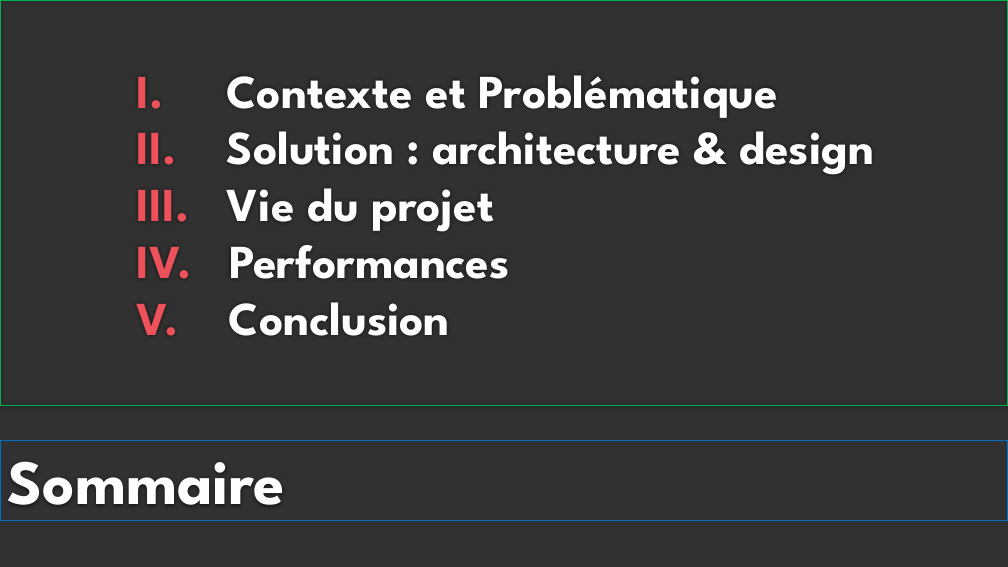
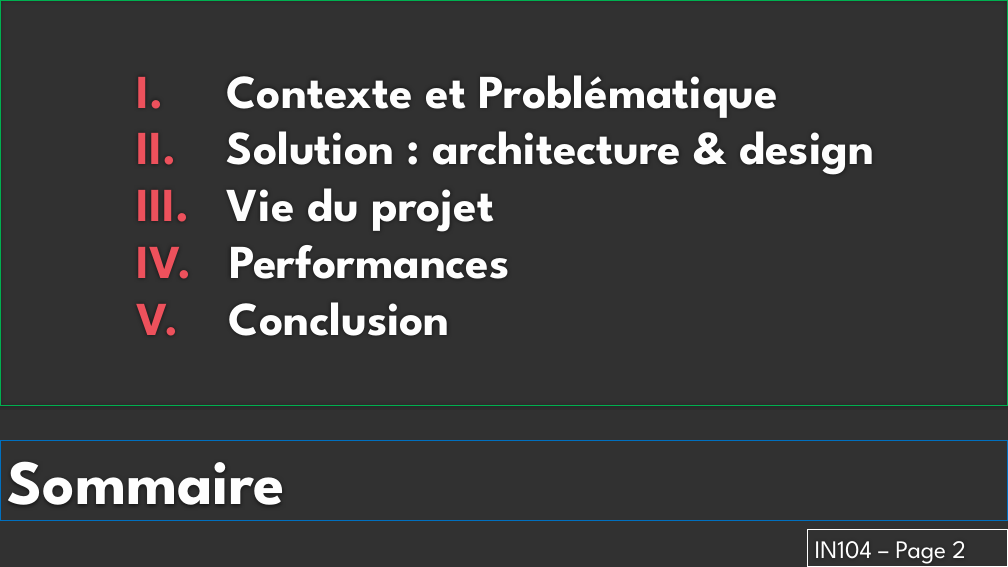
Before and after one commit to laurentlam/labyrinth_solving, a slide deck: slide 2 of Livrables/Présentation.pptx. Drawn at 1008x567 pixels with LibreOffice and Linux fonts; fonts in the diff are those of the drawing; background and template pictures are left out. Boxes give left, top, right and bottom in pixels: in the first picture for what was removed or moved away, otherwise in the second. Text is boxed around its words. In the diff, an @@ line names an element or a change of style, - is before the commit and + after.

Commit message:
Completing slides on Vie du projet and Performance

```diff
--- a/Livrables/Présentation.pptx
+++ b/Livrables/Présentation.pptx
@@ rectangle added at (808, 529, 1008, 567), outline #FFFFFF 0.75 pt, 24 pt, text #FFFFFF @@
+IN104 – Page 2
```
Also in this commit, not shown: 3 other slides changed, 5 slides added, 2 slides removed.
